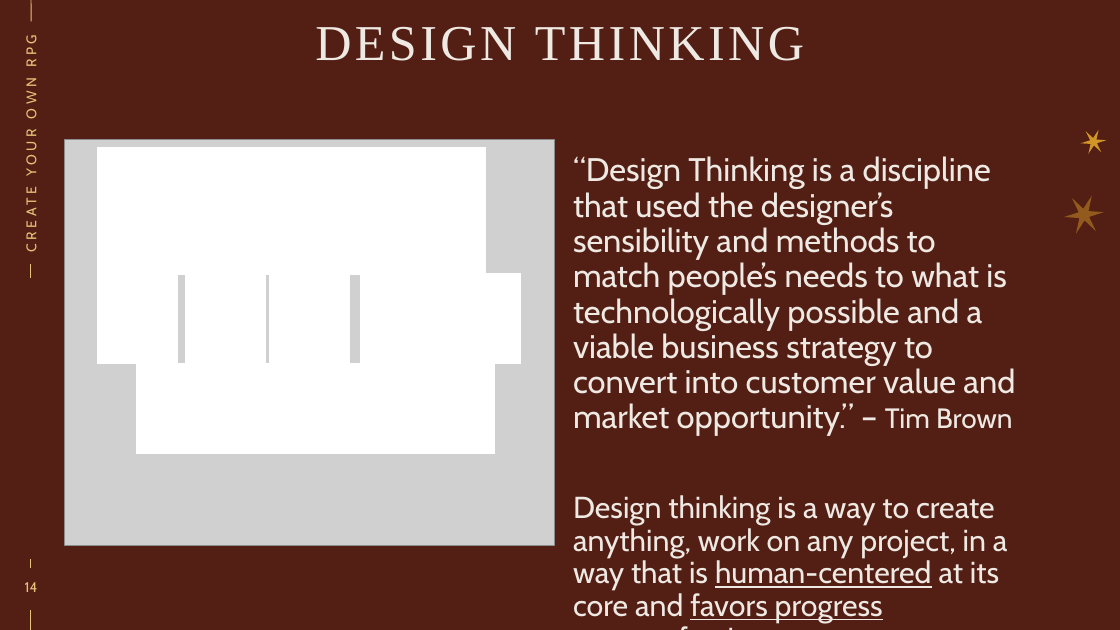
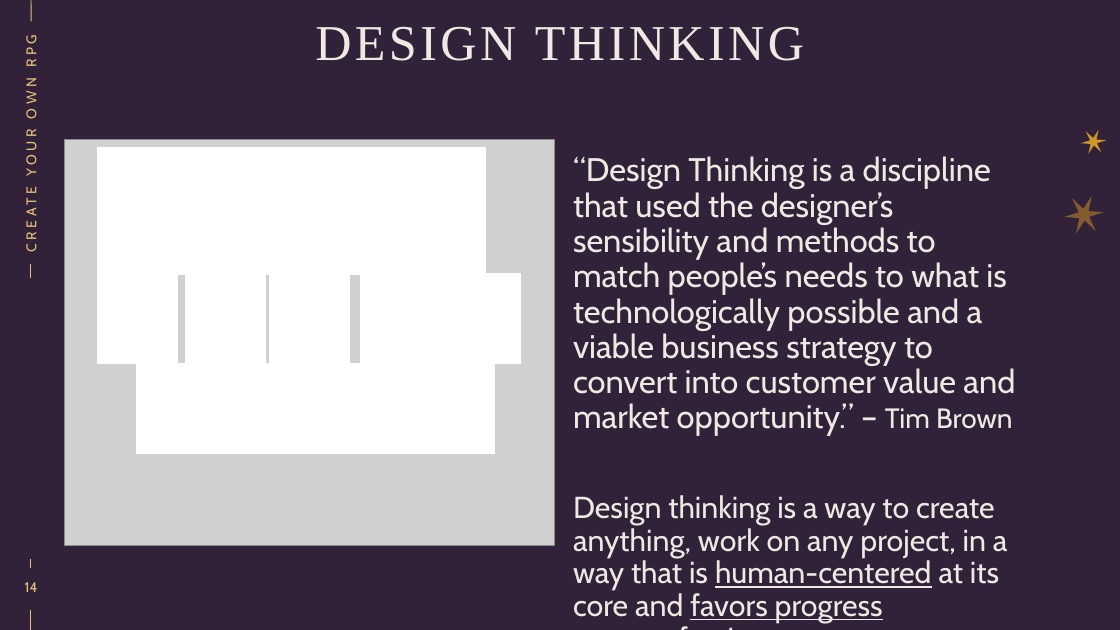
Before and after one commit to Microsoft-Storytellers-Guild/presentations, a slide deck: slide 6 of 10 minute Create your own one-page RPG - Washington Library Association Conference 2025/Create your own RPG - WLA Conference 2025.pptx. Drawn at 1120x630 pixels with LibreOffice and Linux fonts; fonts in the diff are those of the drawing; grey boxes stand for pictures; background and template pictures are left out. Boxes give left, top, right and bottom in pixels: in the first picture for what was removed or moved away, otherwise in the second. Text is boxed around its words. In the diff, an @@ line names an element or a change of style, - is before the commit and + after.

```diff
--- a/10 minute Create your own one-page RPG - Washington Library Association Conference 2025/Create your own RPG - WLA Conference 2025.pptx
+++ b/10 minute Create your own one-page RPG - Washington Library Association Conference 2025/Create your own RPG - WLA Conference 2025.pptx
@@ background #531F14 to #322239 @@
```
Also in this commit, not shown: 3 other slides changed.
